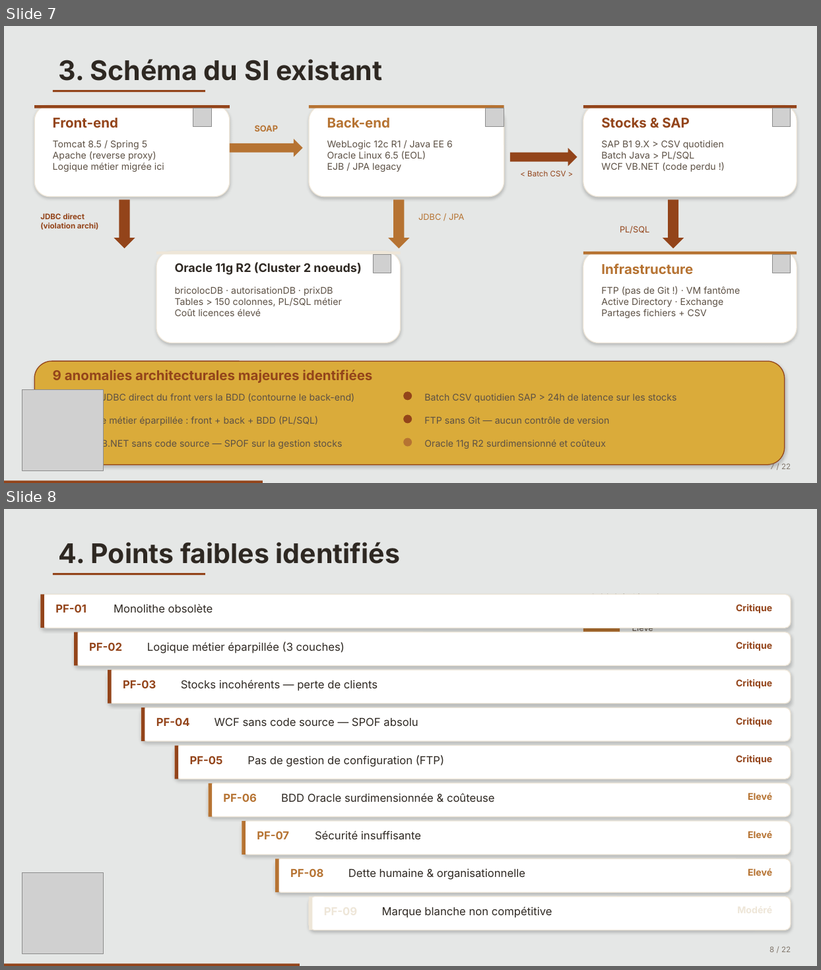
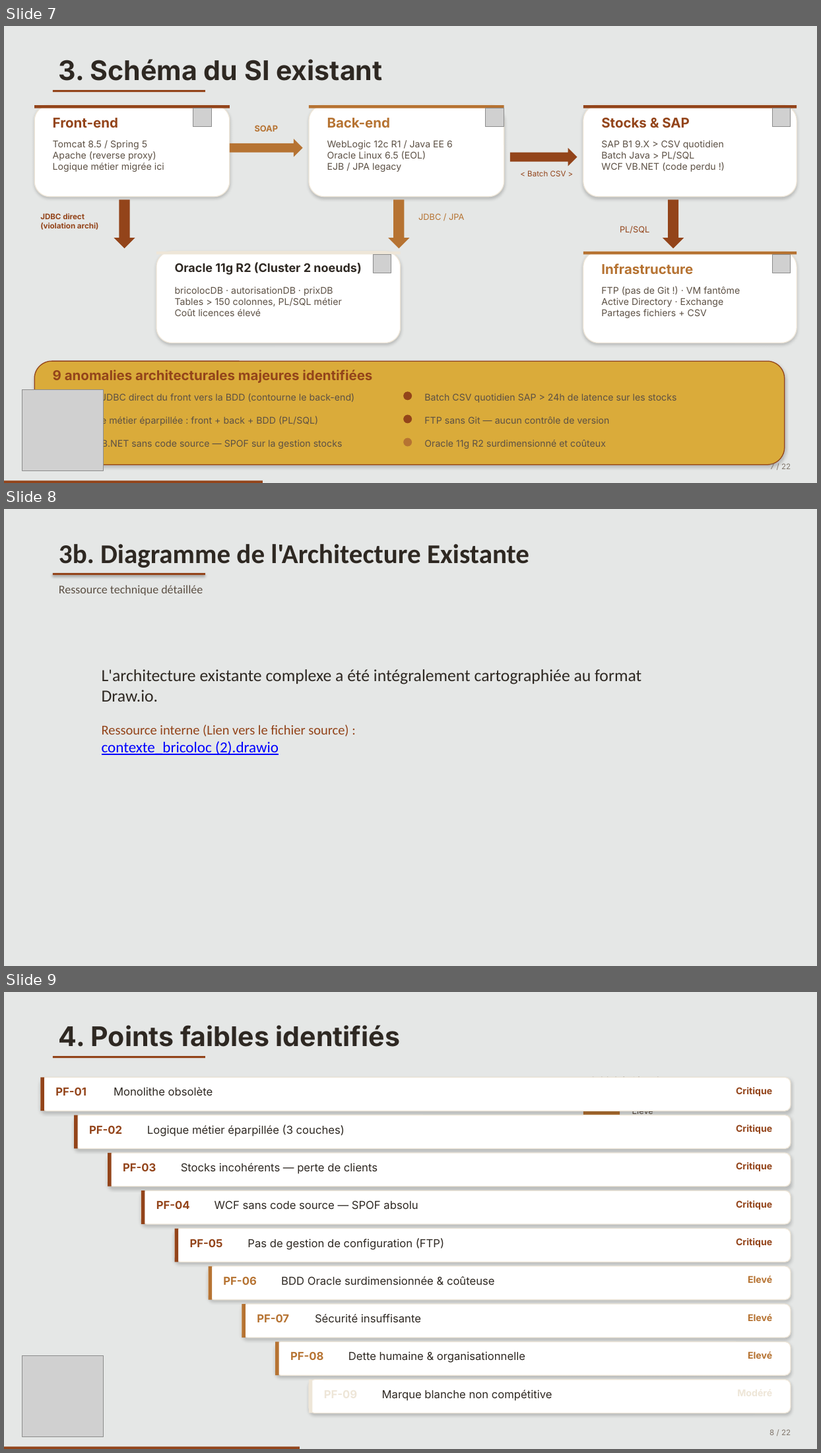
Before and after one commit to morepudding/maelJtm, a slide deck: 07-presentation/BricoLoc2_Presentation.pptx. Shown one above the other, each under a label of ours: slides 7 and 8 before the commit, slides 7, 8 and 9 after it. The pictures are 821x970 and 821x1453 pixels, drawn with LibreOffice and Linux fonts; fonts in the diff are those of the drawing; grey boxes stand for pictures. Boxes give left, top, right and bottom in pixels: in the first picture for what was removed or moved away, otherwise in the second. Text is boxed around its words. In the diff, an @@ line names an element or a change of style, - is before the commit and + after.

```diff
--- a/07-presentation/BricoLoc2_Presentation.pptx
+++ b/07-presentation/BricoLoc2_Presentation.pptx
@@ slide 8 added at <box>4,509,817,966</box>, background #E5E7E6 @@
@@ text added at <box>59,544,529,568</box>, 32 pt, text #2E2822, bold @@
+3b. Diagramme de l'Architecture Existante
@@ rectangle added at <box>53,573,205,576</box>, fill #93441A @@
@@ text added at <box>59,585,203,595</box>, 14 pt, text #5C5044 @@
+Ressource technique détaillée
@@ text added at <box>102,669,642,755</box>, 20 pt, text #2E2822 @@
+L'architecture existante complexe a été intégralement cartographiée au format Draw.io.
+Ressource interne (Lien vers le fichier source) :
+contexte_bricoloc (2).drawio
@@ what was slide 8 is now slide 9 @@
```
Also in this commit, not shown: 1 other slide added, 18 other files.
